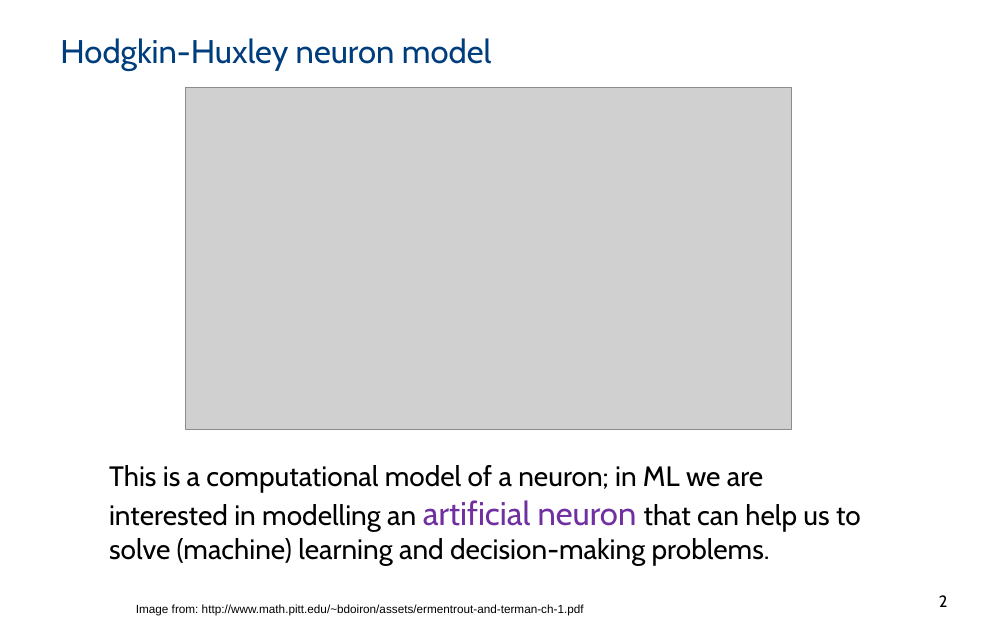
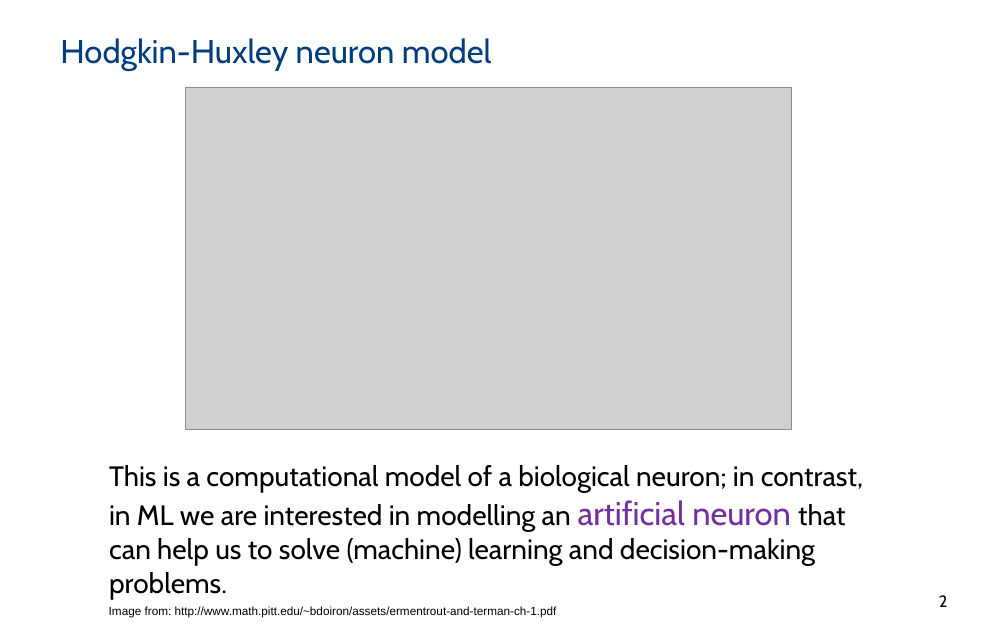
Before and after one commit to PBarnaghi/ML4NS, a slide deck: slide 2 of 06- Neural Networks/ML4NuerScience_NeuralNets.pptx. Drawn at 1008x630 pixels with LibreOffice and Linux fonts; fonts in the diff are those of the drawing; grey boxes stand for pictures; background and template pictures are left out. Boxes give left, top, right and bottom in pixels: in the first picture for what was removed or moved away, otherwise in the second. Text is boxed around its words. In the diff, an @@ line names an element or a change of style, - is before the commit and + after.

```diff
--- a/06- Neural Networks/ML4NuerScience_NeuralNets.pptx
+++ b/06- Neural Networks/ML4NuerScience_NeuralNets.pptx
@@ text at [109,465,863,566]: text changed @@
-This is a computational model of a neuron; in ML we are interested in modelling an artificial neuron that can help us to solve (machine) learning and decision-making problems.
+This is a computational model of a biological neuron; in contrast, in ML we are interested in modelling an artificial neuron that can help us to solve (machine) learning and decision-making problems.
@@ text "Image from: http://www.math.pitt.edu/~bdoiron/assets/ermentr ...": place and size @@
-text "Image from: http://www.math.pitt.edu/~bdoiron/assets/ermentr ..." at [136,604,584,616]
+text "Image from: http://www.math.pitt.edu/~bdoiron/assets/ermentr ..." at [109,606,557,618]
```
Also in this commit, not shown: 6 other slides changed, 7 slides added, 1 slide removed, 1 other file.
